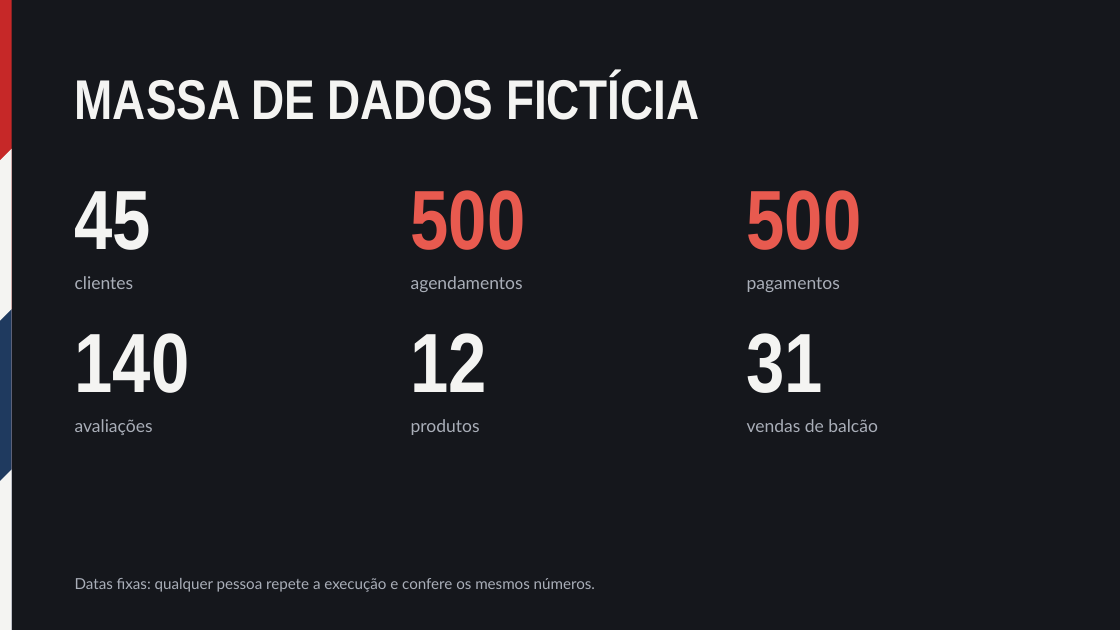
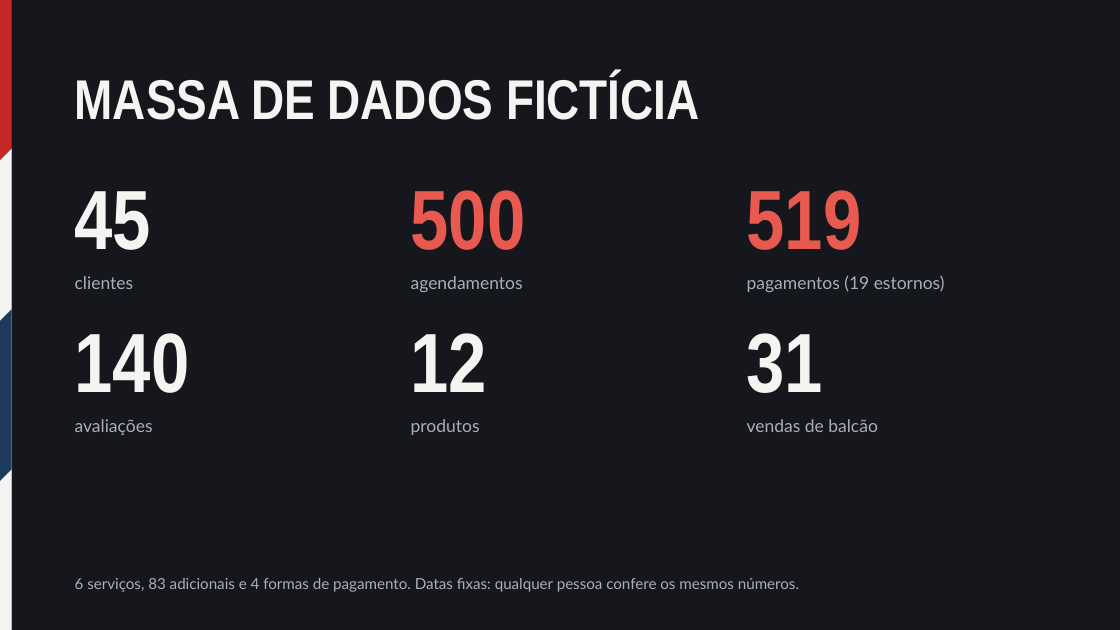
Before and after one commit to gustavofjose/BarbeariaTheFamily, a slide deck: slide 13 of docs/slides.pptx. Drawn at 1120x630 pixels with LibreOffice and Linux fonts; fonts in the diff are those of the drawing. Boxes give left, top, right and bottom in pixels: in the first picture for what was removed or moved away, otherwise in the second. Text is boxed around its words. In the diff, an @@ line names an element or a change of style, - is before the commit and + after.

```diff
--- a/docs/slides.pptx
+++ b/docs/slides.pptx
@@ text at <box>747,190,862,250</box>: text changed @@
-500
+519
@@ text at <box>747,275,945,292</box>: text changed @@
-pagamentos
+pagamentos (19 estornos)
@@ text at <box>75,578,799,592</box>: text changed @@
-Datas fixas: qualquer pessoa repete a execução e confere os mesmos números.
+6 serviços, 83 adicionais e 4 formas de pagamento. Datas fixas: qualquer pessoa confere os mesmos números.
```
Also in this commit, not shown: 5 other slides changed.
